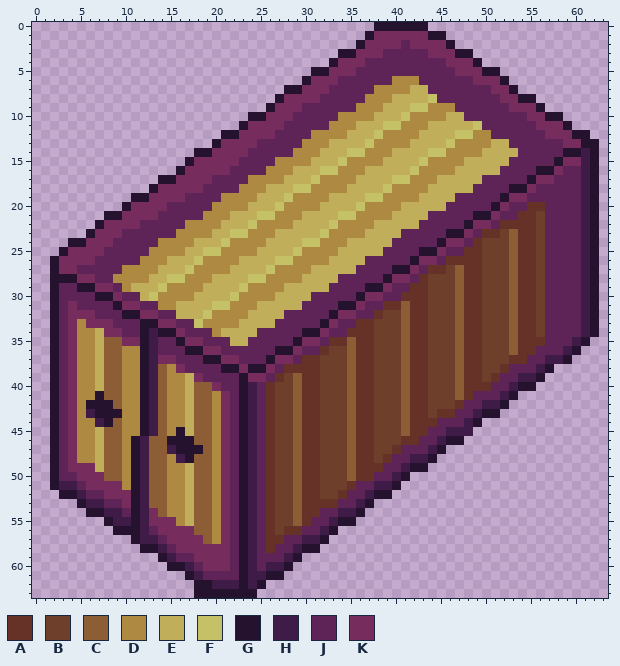
Pixel-art sprite, stored at Assets/Icon-ShippingContainer.png. The first picture shows the starting point.
The file is 64x64 pixels.
Palette (. is transparent): A #663127  B #6e3f2a  C #8d5e36  D #ad8942  E #c0ae5a  F #c5c166  G #24122f  H #3f1b47  J #5e2457  K #762d5d
Pixels before, first column x 2:
 0 ....................................GGGGGG...................
 1 ...................................GKKKKKKGG.................
 2 ..................................GKKKKJKKKKG................
 3 ................................GGKKKJJJJJKKKGG..............
 4 ...............................GKKKJJJJJJJJJKKKG.............
 5 .............................GGKKKJJJJJJJJJJJKKKGG...........
 6 ............................GKKKJJJJJJDDDJJJJJJKKKG..........
 7 ..........................GGKKKJJJJJDDDDEEJJJJJJJKKG.........
 8 .........................GKKKKJJJJJDDDEEEEFJJJJJJJKKGG.......
 9 ........................GKKKJJJJJJDDDEEEFFDDDJJJJJJKKKG......
10 ......................GGKKKJJJJJDDDDEEEFDDDDEEJJJJJJJKKGG....
11 .....................GKKKKJJJJJDDDEEEFFDDDEEEEEFJJJJJJKKKG...
12 ...................GGKKKKJJJJDDDDEEEFDDDDEEEEFFDDJJJJJJKKKGG.
13 ..................GKKKKJJJJJDDDEEEEFDDDDEEEEFDDDDEEJJJJJJKKGG
14 ................GGKKKKJJJJJDDDEEEFFDDDEEEEFFDDDDEEEEJJJJJGGHG
15 ...............GKKKKKJJJJDDDDEEEFDDDDEEEEFDDDDEEEEEJJJJJGKKHG
16 ..............GKKKKKJJJJDDDEEEFFDDDEEEEEFDDDDEEEEEJJJJGGKJJHG
17 ............GGKKKKJJJJDDDDEEEFDDDDEEEEFFDDDEEEEEJJJJJGKKJJJHG
18 ...........GKKKKKJJJJDDDEEEFFDDDDEEEEFDDDDEEEEEJJJJGGKJJJJJHG
19 .........GGKKKKJJJJDDDDEEEFDDDDEEEEFFDDDDEEEEJJJJJGKKJJJJJJHG
20 ........GKKKKJJJJJDDDDEEEFDDDDEEEEFDDDDEEEEEJJJJJGKJJAAJJJJHG
21 ......GGKKKKJJJJJDDDEEEFFDDDEEEEFFDDDDEEEEJJJJJGGKJJAABJJJJHG
22 .....GKKKKJJJJJDDDDEEEFDDDDEEEEFDDDDEEEEEJJJJJGKKJAAAABJJJJHG
23 ....GKKKJJJJJJDDDDEEFFDDDEEEEEFDDDDEEEEJJJJJGGKJAABCAABJJJJHG
24 ..GGKKKJJJJJDDDDEEEFDDDDEEEEFFDDDEEEEEJJJJJGKKJABBBCAABJJJJHG
25 .GKKKKJJJJJDDDDEEFFDDDDEEEEFDDDDEEEEEJJJJGGKJJAABBBCAABJJJJHG
26 GKKKKJJJJJDDDEEEFDDDDEEEEFFDDDDEEEEJJJJJGKKJAAAABBBCAABJJJJHG
27 GKKJJJJJDDDDEEEFDDDDEEEEFDDDDEEEEEJJJJGGKJAABCAABBBCAABJJJJHG
28 GGGKKJJDDDDEEFFDDDEEEEFFDDDDEEEEJJJJJGKKJABBBCAABBBCAABJJJJHG
29 GJJGGKKJDEEEFDDDDEEEEFDDDDEEEEEJJJJGGKJJAABBBCAABBBCAABJJJJHG
30 GJJJJGGKJJEFDDDDEEEEFDDDDEEEEJJJJJGKKJJAAABBBCAABBBCAABJJJJHG
31 GJKJJJJGKKJJDDEEEEFFDDDEEEEEJJJJGGKJJAACAABBBCAABBBCAABJJJJHG
32 GJKKKJJJGGKKJJEEEFDDDDEEEEJJJJJGKKJJABBCAABBBCAABBBCAABJJJJHG
33 GJKDKKKJJJGGKKJJFDDDDEEEEJJJJJGKJJAABBBCAABBBCAABBBCAABJJJJHG
34 GJKDDEKKJJGHGGKJJJDEEEEJJJJJGGKJJAAABBBCAABBBCAABBBCAABJJJJHG
35 GJKDDECCKKGHJJGKKJJJEEJJJJJGKKJAACAABBBCAABBBCAABBBCAAAJJJHG.
36 GJKDDECCDDGHJJJGGKKJJJJJJGGKJJABBCAABBBCAABBBCAABBBCAAJJJHG..
37 GJKDDECCDDGHKKJJJGGKKJJJGKKJAABBBCAABBBCAABBBCAABBBAAJJHHG...
38 GJKDDECCDDGHCDKJJJJGGKGGKJAAAABBBCAABBBCAABBBCAABBAJJJHG.....
39 GJKDDECCDDGHCDDEKJJJJGKKJABCAABBBCAABBBCAABBBCAABAJJHHG......
40 GJKDDECCDDGHCDDECCKJJGHJABBCAABBBCAABBBCAABBBCAAAJJHGG.......
41 GJKDDGCCDDGHCDDECCDKJGHJABBCAABBBCAABBBCAABBBCAJJJHG.........
42 GJKDGGGCDDGHCDDECCDKJGHJABBCAABBBCAABBBCAABBBAJJHHG..........
43 GJKDHGGGDDGHCDDECCDKJGHJABBCAABBBCAABBBCAABAAJJHGG...........
44 GJKDDHGCDDGHCDDECCDKJGHJABBCAABBBCAABBBCAAAJJJHG.............
45 GJKDDECCDDGHCDGECCDKJGHJABBCAABBBCAABBBCAAJJHHH..............
46 GJKDDECCDGHCCGGGCCDKJGHJABBCAABBBCAABBBAAJJHGG...............
47 GJKDDECCDGHCCHGGGCDKJGHJABBCAABBBCAABBAJJJHG.................
48 GJKDDECCDGHCCDHGCCDKJGHJABBCAABBBCAABAJJHHG..................
49 GJKKKECCDGHCCDDECCDKJGHJABBCAABBBCAAAJJHGG...................
50 GJJKKKCCDGHCCDDECCDKJGHJABBCAABBBCAAJJHG.....................
51 GHHJKKKKDGHCCDDECCDKJGHJABBCAABBBAJJHHG......................
52 .GGHJJKKKGHCCDDECCDKJGHJABBCAABBAJJHGG.......................
53 ...GHHJJKGHCCDDECCDKJGHJABBCAAAAJJHG.........................
54 ....GGHHJGHKCDDECCDKJGHJABBCAAJJHHG..........................
55 ......GHHGHKKKDECCDKJGHJABBCAJJHGG...........................
56 .......GGGHJKKKKCCDKJGHJABAAJJHG.............................
57 .........GHHJKKKKCDKJGHJAAJJHHG..............................
58 ..........GGHJKKKKKKJGHJAJJHGG...............................
59 ............GHJJKKKKJGHJJJHG.................................
60 .............GGHJKKKJGHJHHG..................................
61 ...............GHJJJJGHHGG...................................
62 ................GGHHHGHG.....................................
63 ................GGGGGGG......................................
Once edited:
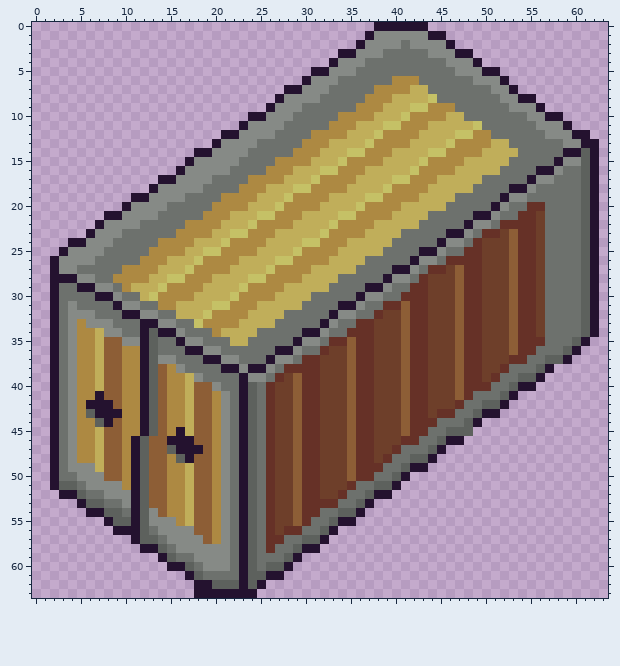
From old to new:
Colour H changes from #3f1b47 to #5d615d.
Colour J changes from #5e2457 to #6d716d.
Colour K changes from #762d5d to #868a86.
